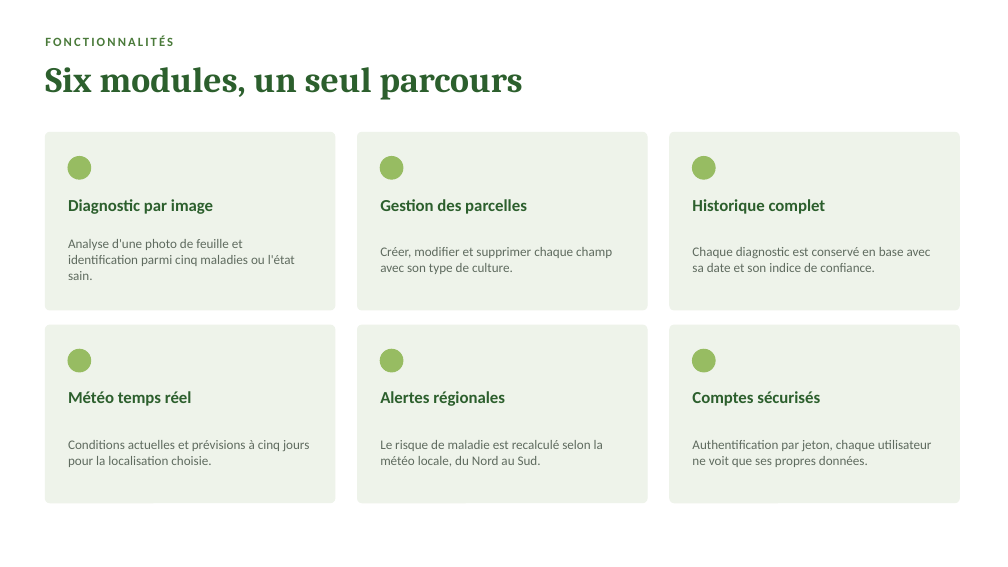
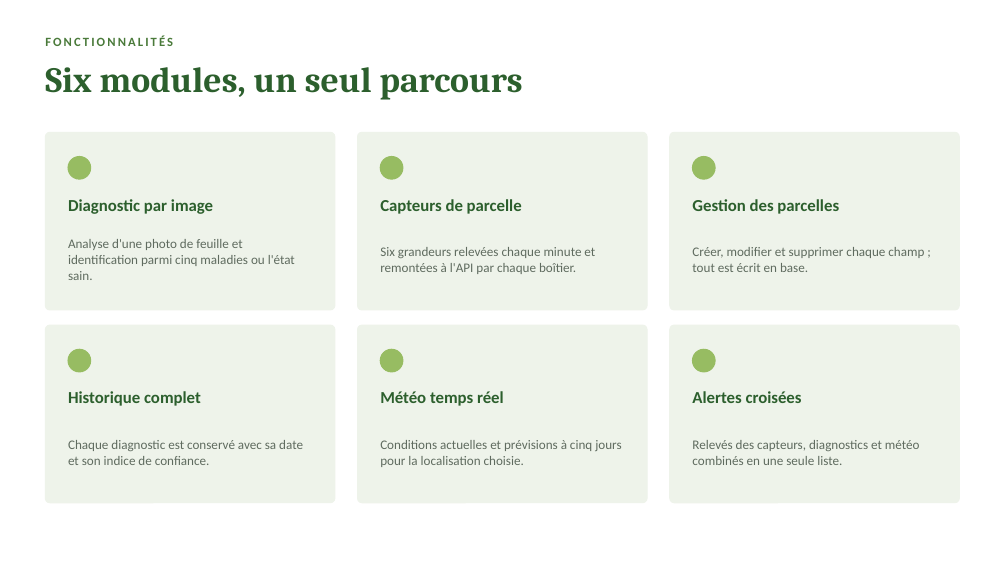
Before and after one commit to Antonito35/diagnositique-plante, a slide deck: slide 5 of SOUTENANCE.pptx. Drawn at 1008x567 pixels with LibreOffice and Linux fonts; fonts in the diff are those of the drawing. Boxes give left, top, right and bottom in pixels: in the first picture for what was removed or moved away, otherwise in the second. Text is boxed around its words. In the diff, an @@ line names an element or a change of style, - is before the commit and + after.

```diff
--- a/SOUTENANCE.pptx
+++ b/SOUTENANCE.pptx
@@ text at (380, 199, 522, 214): text changed @@
-Gestion des parcelles
+Capteurs de parcelle
@@ text at (692, 199, 839, 214): text changed @@
-Historique complet
+Gestion des parcelles
@@ text at (380, 247, 595, 274): text changed @@
-Créer, modifier et supprimer chaque champ avec son type de culture.
+Six grandeurs relevées chaque minute et remontées à l'API par chaque boîtier.
@@ text at (692, 247, 924, 272): text changed @@
-Chaque diagnostic est conservé en base avec sa date et son indice de confiance.
+Créer, modifier et supprimer chaque champ ; tout est écrit en base.
@@ text at (68, 391, 201, 406): text changed @@
-Météo temps réel
+Historique complet
@@ text at (380, 391, 504, 406): text changed @@
-Alertes régionales
+Météo temps réel
@@ text at (692, 391, 802, 403): text changed @@
-Comptes sécurisés
+Alertes croisées
@@ text at (68, 440, 303, 465): text changed @@
-Conditions actuelles et prévisions à cinq jours pour la localisation choisie.
+Chaque diagnostic est conservé avec sa date et son indice de confiance.
@@ text at (380, 440, 621, 467): text changed @@
-Le risque de maladie est recalculé selon la météo locale, du Nord au Sud.
+Conditions actuelles et prévisions à cinq jours pour la localisation choisie.
@@ text at (692, 440, 920, 465): text changed @@
-Authentification par jeton, chaque utilisateur ne voit que ses propres données.
+Relevés des capteurs, diagnostics et météo combinés en une seule liste.
```
Also in this commit, not shown: 5 other slides changed, 2 slides added, 1 slide removed, 1 other file.
